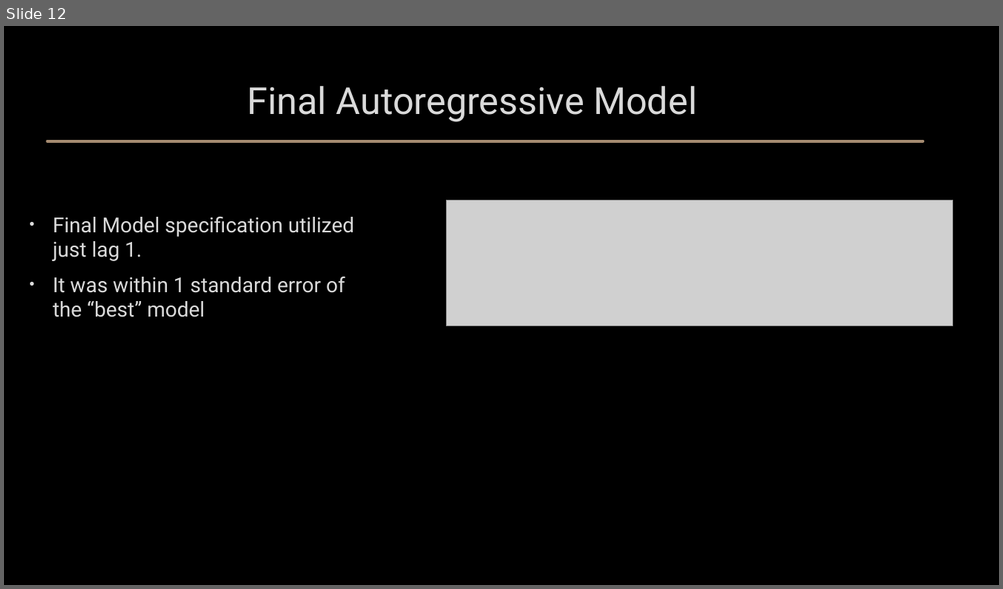
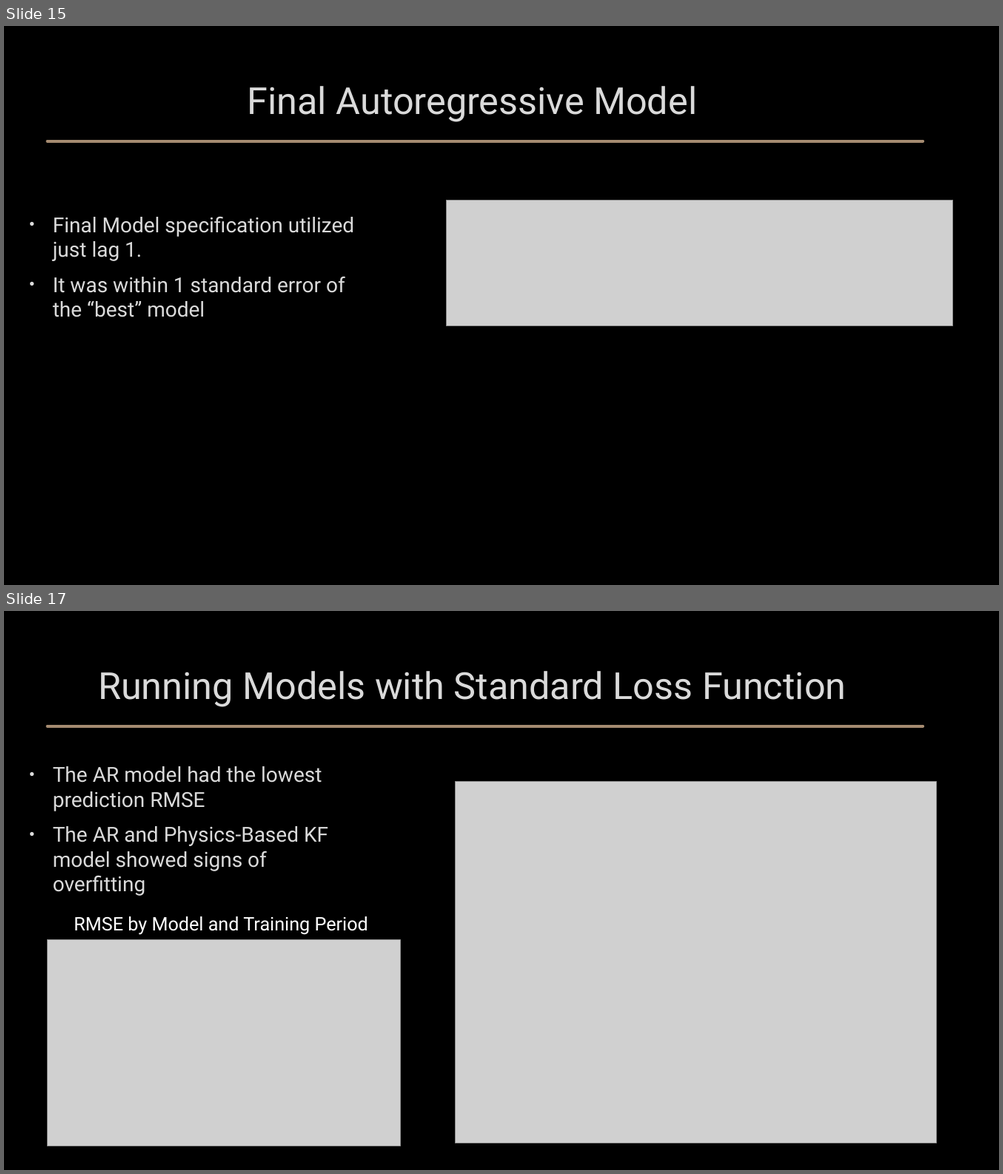
Before and after one commit to jh-206/Custom-Loss-FMDA, a slide deck: Presentations/class final slides.pptx. Shown one above the other, each under a label of ours: slide 12 before the commit, slides 15 and 17 after it; the slides between them are not shown. The pictures are 1003x589 and 1003x1174 pixels, drawn with LibreOffice and Linux fonts; fonts in the diff are those of the drawing; grey boxes stand for pictures; background and template pictures are left out. Boxes give left, top, right and bottom in pixels: in the first picture for what was removed or moved away, otherwise in the second. Text is boxed around its words. In the diff, an @@ line names an element or a change of style, - is before the commit and + after.

```diff
--- a/Presentations/class final slides.pptx
+++ b/Presentations/class final slides.pptx
@@ slide 17 added at bbox=[4, 611, 999, 1170], background picture (left out) @@
@@ title added at bbox=[98, 671, 846, 707], 36 pt, text #DADADA @@
+Running Models with Standard Loss Function
@@ line added from (47, 726) to (922, 726), #A58B72 3 pt @@
@@ text added at bbox=[53, 766, 328, 896], 20 pt, text #DADADA @@
+• The AR model had the lowest prediction RMSE
+• The AR and Physics-Based KF model showed signs of overfitting
@@ picture added at bbox=[455, 782, 936, 1144] @@
@@ text added at bbox=[74, 917, 368, 935], 18 pt, text #FFFFFF @@
+RMSE by Model and Training Period
@@ picture added at bbox=[47, 940, 400, 1147] @@
@@ what was slide 12 is now slide 15 @@
```
Also in this commit, not shown: 2 slides changed, 3 other slides added.
